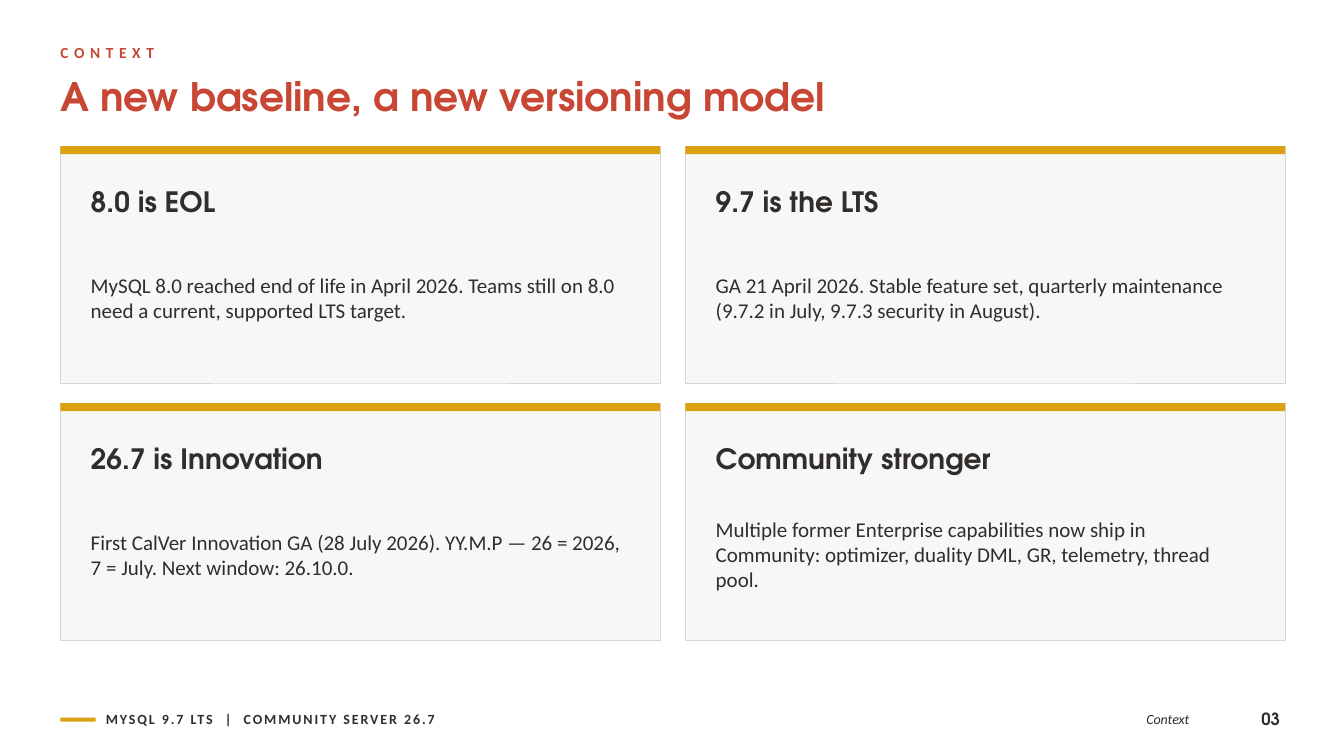
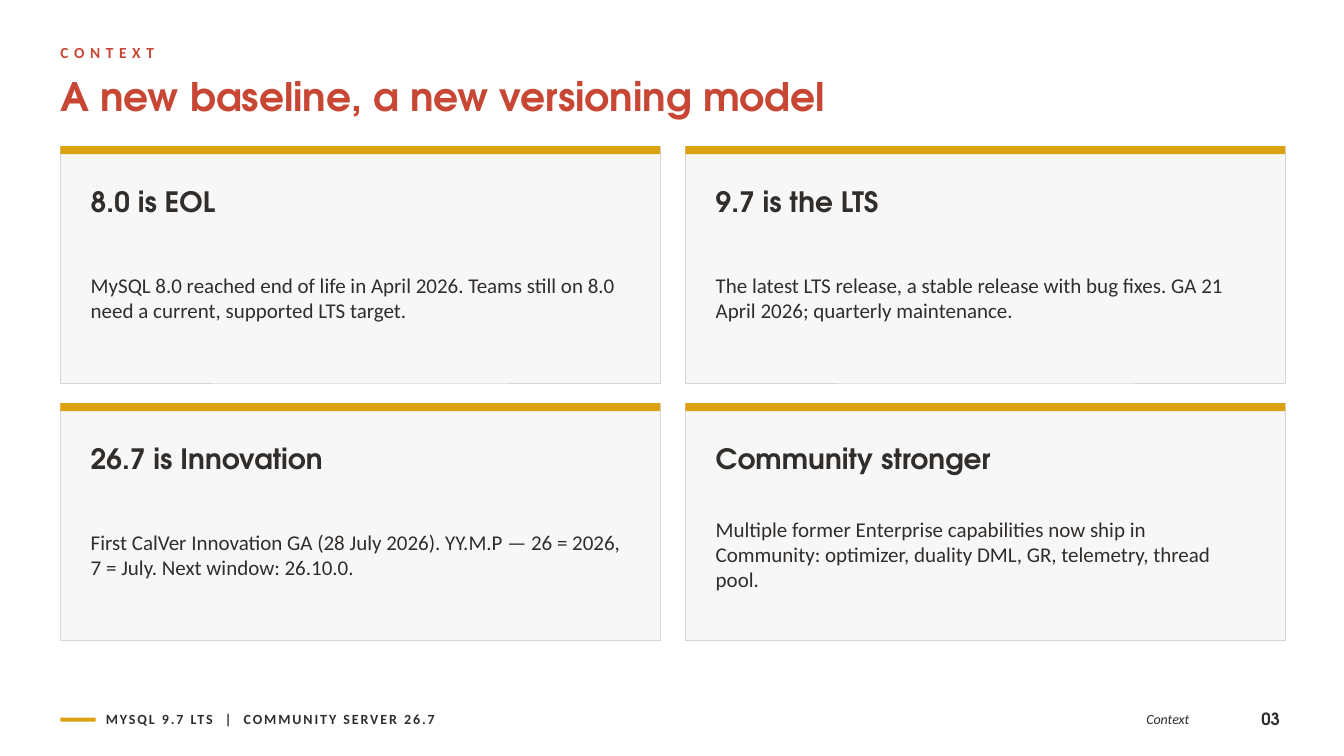
Before and after one commit to ivanxma/mysql97and26-7-demo, a slide deck: slide 3 of outputs/MySQL9.7 and 26.7.pptx. Drawn at 1344x756 pixels with LibreOffice and Linux fonts; fonts in the diff are those of the drawing. Boxes give left, top, right and bottom in pixels: in the first picture for what was removed or moved away, otherwise in the second. Text is boxed around its words. In the diff, an @@ line names an element or a change of style, - is before the commit and + after.

```diff
--- a/outputs/MySQL9.7 and 26.7.pptx
+++ b/outputs/MySQL9.7 and 26.7.pptx
@@ text at box(716, 278, 1222, 322): text changed @@
-GA 21 April 2026. Stable feature set, quarterly maintenance (9.7.2 in July, 9.7.3 security in August).
+The latest LTS release, a stable release with bug fixes. GA 21 April 2026; quarterly maintenance.
```
Also in this commit, not shown: 2 other files.
